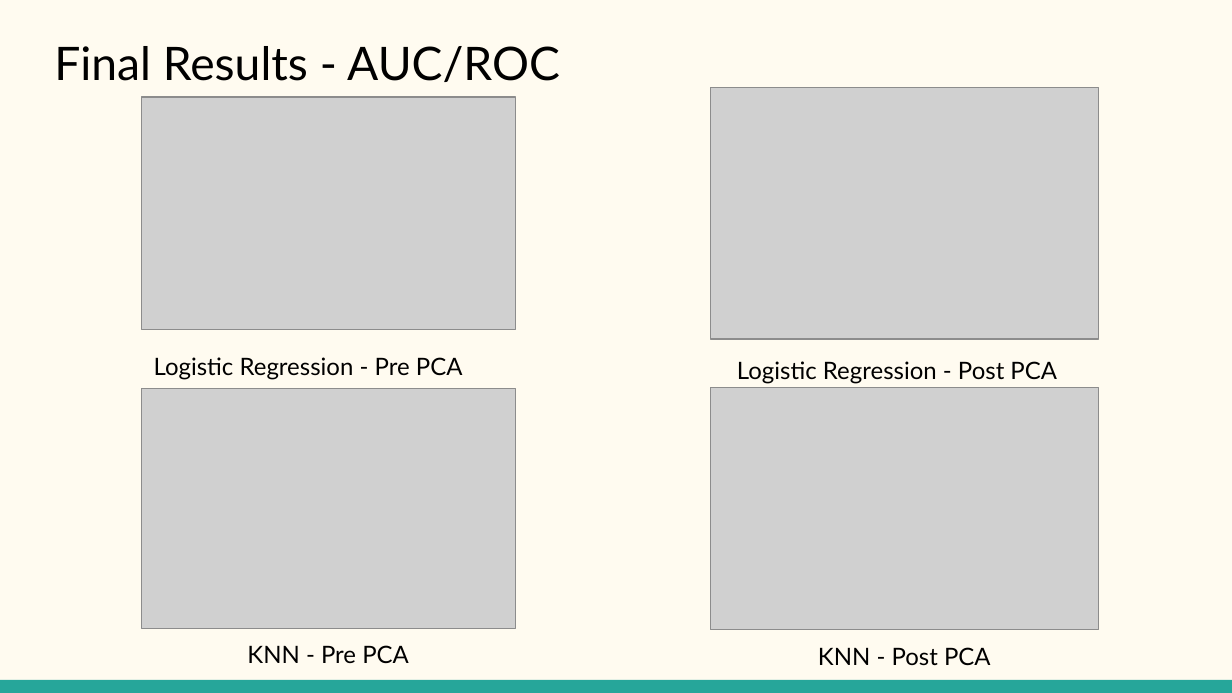
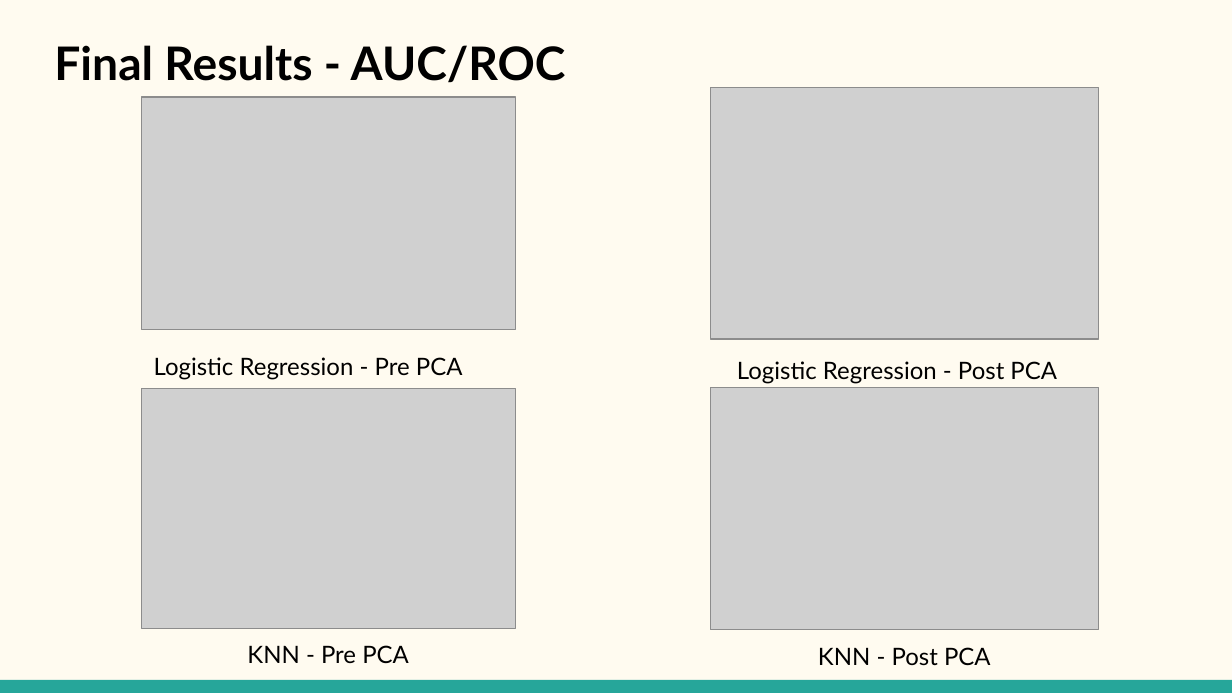
Before and after one commit to aatmanvaidya/CSE523-Machine-Learning-2022-Abraca-data, a slide deck: slide 13 of Presentations/3_Abraca-data_End_Sem_Project_Presentation.pptx. Drawn at 1232x693 pixels with LibreOffice and Linux fonts; fonts in the diff are those of the drawing; grey boxes stand for pictures. Boxes give left, top, right and bottom in pixels: in the first picture for what was removed or moved away, otherwise in the second. Text is boxed around its words. In the diff, an @@ line names an element or a change of style, - is before the commit and + after.

```diff
--- a/Presentations/3_Abraca-data_End_Sem_Project_Presentation.pptx
+++ b/Presentations/3_Abraca-data_End_Sem_Project_Presentation.pptx
@@ title "Final Results - AUC/ROC" at (54, 45, 566, 83): bold on @@
```
Also in this commit, not shown: 3 other slides changed.
